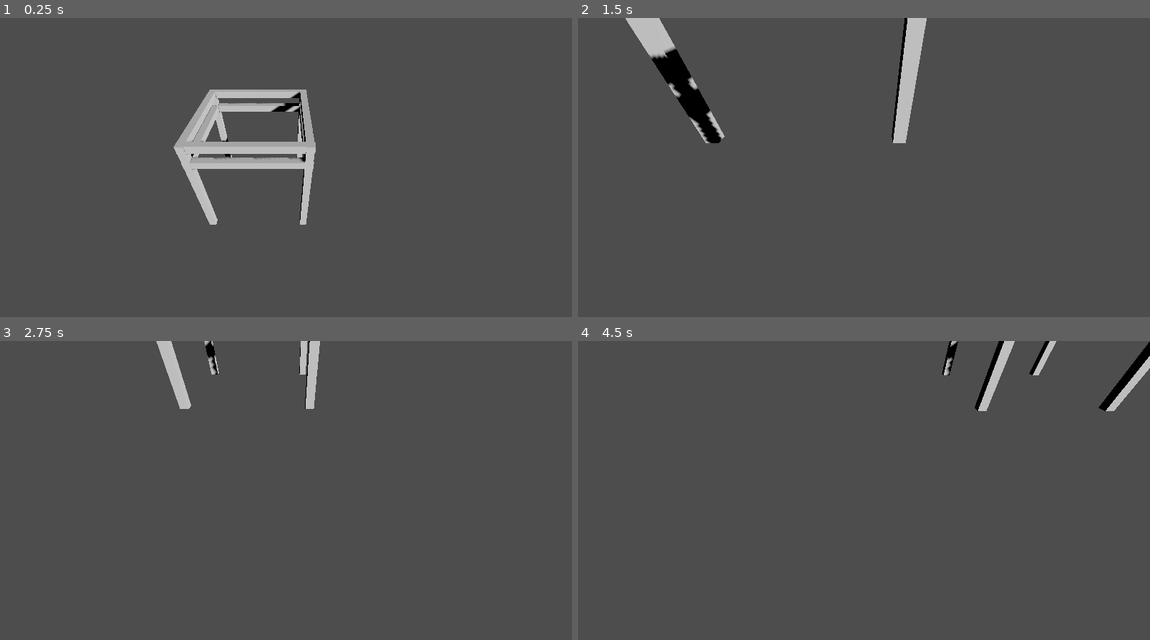
Above: before the commit, frames 1-4 (two rows, left to right).
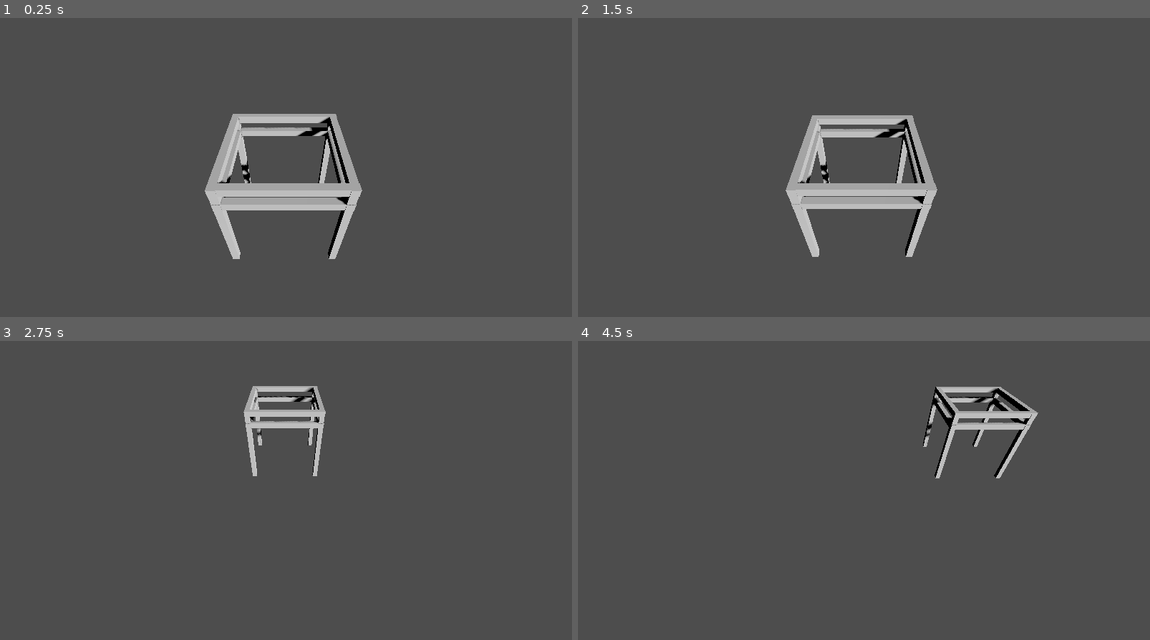
Above: after the commit, the same moments.

Repository: MrSquiggles34/COMP4501PROJECT
Game: Godot game, scene res://game_state.tscn
Two runs of this game, one before a commit and one after it. Both use one fixed random seed, a clock stepped at 60 frames per second and the inputs below.
Inputs (mouse positions are in pixels of both pictures, inside the frame that each line leads up to):
- Up to frame 1 (0.25 s): no input
- Up to frame 2 (1.5 s): tap Enter at 0.5 s; move the mouse to (989, 161) at 0.52 s; hold Mouse wheel up (camera_zoom_in) 0.53-1.28 s; click (989, 161) at 0.67 s; tap Mouse wheel down (camera_zoom_out) at 0.8, 1.35 s; move the mouse to (749, 194) at 1.27 s; click (749, 194) at 1.42 s
- Up to frame 3 (2.75 s): tap Mouse wheel up (camera_zoom_in) at 1.55 s; tap Space at 2 s; move the mouse to (343, 430) at 2.02 s; hold S (camera_back) from 2.03 s (still down); click (343, 430) at 2.17 s; tap Mouse wheel down (camera_zoom_out) at 2.3 s
- Up to frame 4 (4.5 s): move the mouse to (835, 565) at 2.77 s; release S (camera_back) at 2.78 s; tap W (camera_forward) at 2.85 s; click (835, 565) at 2.92 s; tap Mouse wheel up (camera_zoom_in) at 3.05 s; tap Enter at 3.5 s; move the mouse to (1035, 550) at 3.52 s; hold A (camera_left) 3.53-4.28 s; click (1035, 550) at 3.67 s; tap Mouse wheel down (camera_zoom_out) at 3.8 s; move the mouse to (692, 454) at 4.27 s; tap D (camera_right) at 4.35 s; click (692, 454) at 4.42 s

The runs differ from the first frame. In frame 1, 9.1% of the frame differs, in the area x 30-64%, y 23-81%; in frame 2, 8.3%; in frame 3, 2.8%; in frame 4, 3.7%.

Commit message:
better camera quality

Diff:
--- a/war-of-dragons/camera_control.gd
+++ b/war-of-dragons/camera_control.gd
@@ -1,21 +1,16 @@
 extends Marker3D
 
 @export var move_speed: float = 15.0
-@export var zoom_speed: float = 20.0
-@export var min_zoom: float = 5.0
-@export var max_zoom: float = 40.0
+@export var zoom_sensitivity: float = 20.0
+@export var zoom_in_bound: float = 5.0
+@export var zoom_out_bound: float = 40.0
 
-@onready var cam: Camera3D = $PlayerCamera
+@onready var starting_position: Vector3 = global_position
 
-# Called when the node enters the scene tree for the first time.
-func _ready() -> void:
-	pass # Replace with function body.
-
-# Called every frame. 'delta' is the elapsed time since the previous frame.
 func _process(delta: float) -> void:
 	var direction := Vector3.ZERO
 
-	# Movement input
+	# Panning logic
 	if Input.is_action_pressed("camera_forward"):
 		direction -= transform.basis.z
 	if Input.is_action_pressed("camera_back"):
@@ -25,32 +20,24 @@
 	if Input.is_action_pressed("camera_right"):
 		direction += transform.basis.x
 
-	# Flatten movement so camera doesn't move vertically
+	# Keep movement on the horizontal plane
 	direction.y = 0
-	direction = direction.normalized()
 
-	global_position += direction * move_speed * delta
+	if direction != Vector3.ZERO:
+		global_position += direction.normalized() * move_speed * delta
+		starting_position += direction.normalized() * move_speed * delta
 
-	if Input.is_action_pressed("camera_zoom_in"):
-		zoom_camera(-zoom_speed * delta)
+func _unhandled_input(event: InputEvent) -> void:
+	if event.is_action_pressed("camera_zoom_in"):
+		zoom(-zoom_sensitivity)
+	elif event.is_action_pressed("camera_zoom_out"):
+		zoom(zoom_sensitivity)
 
-	if Input.is_action_pressed("camera_zoom_out"):
-		zoom_camera(zoom_speed * delta)
+func zoom(amount: float) -> void:
+	var move_vec = transform.basis.z * amount * get_process_delta_time()
+	var new_pos = global_position + move_vec
+	var offset_from_start = (new_pos - starting_position).dot(transform.basis.z)
 
-func zoom_camera(amount: float) -> void:
-	var local_pos = cam.position
-	local_pos += cam.transform.basis.z * amount
+	offset_from_start = clamp(offset_from_start, -zoom_in_bound, zoom_out_bound)
 
-	# Clamp zoom distance
-	var distance = local_pos.length()
-	distance = clamp(distance, min_zoom, max_zoom)
-	local_pos = local_pos.normalized() * distance
-
-	cam.position = local_pos
-
-func _unhandled_input(event):
-	if event is InputEventMouseButton:
-		if event.button_index == MOUSE_BUTTON_WHEEL_UP:
-			zoom_camera(-zoom_speed * 0.1)
-		elif event.button_index == MOUSE_BUTTON_WHEEL_DOWN:
-			zoom_camera(zoom_speed * 0.1)
+	global_position = starting_position + (transform.basis.z * offset_from_start)
--- a/war-of-dragons/game_state.tscn
+++ b/war-of-dragons/game_state.tscn
@@ -18,9 +18,10 @@
 script = ExtResource("1_018ao")
 
 [node name="PlayerCamera" type="Camera3D" parent="PlayerCameraSetup/Marker3D" unique_id=1093098968]
+transform = Transform3D(1, 0, 0, 0, 1, 0, 0, 0, 1, 0, 0, 1)
 
 [node name="TestObject" parent="." unique_id=1539061787 instance=ExtResource("1_30ppg")]
-transform = Transform3D(1, 0, 0, 0, 1, 0, 0, 0, 1, -5.388502, -4.278338, -9.676369)
+transform = Transform3D(1, 0, 0, 0, 1, 0, 0, 0, 1, -3.6635203, -4.278338, -7.0130844)
 
 [node name="DirectionalLight3D" type="DirectionalLight3D" parent="." unique_id=733590100]
 transform = Transform3D(0.5793096, 0.51270956, 0.6336634, -0.8151075, 0.36439052, 0.45035443, 2.8171282e-08, -0.77739847, 0.6290084, 13.6882515, 20, 0)
--- a/war-of-dragons/project.godot
+++ b/war-of-dragons/project.godot
@@ -13,7 +13,7 @@
 config/name="War of Dragons"
 run/main_scene="uid://b55p48oyoj4p8"
 config/features=PackedStringArray("4.6", "Forward Plus")
-config/icon="uid://brcyc7dulsux1"
+config/icon="uid://dyratrl3owfya"
 
 [input]
 
